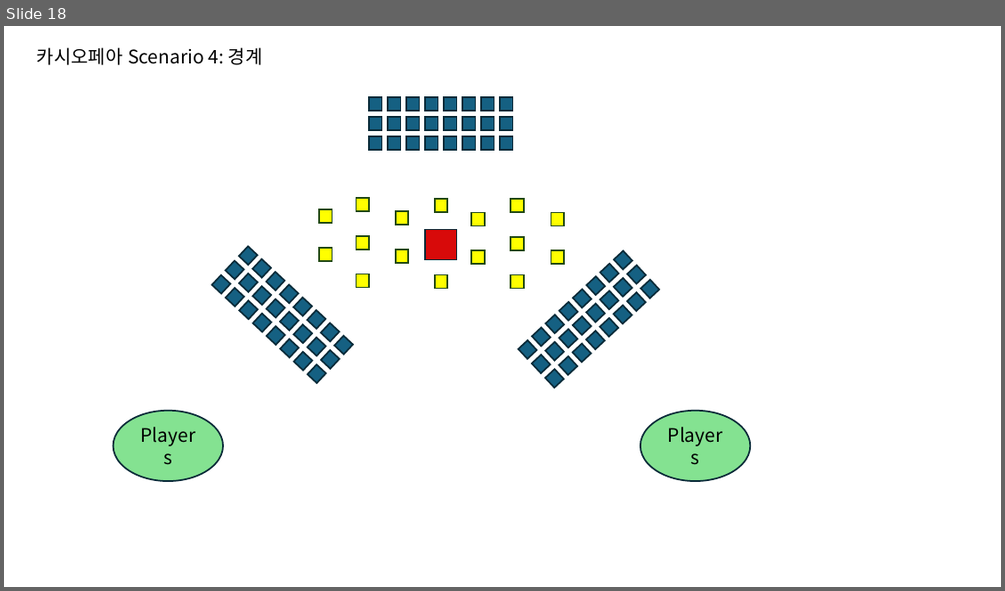
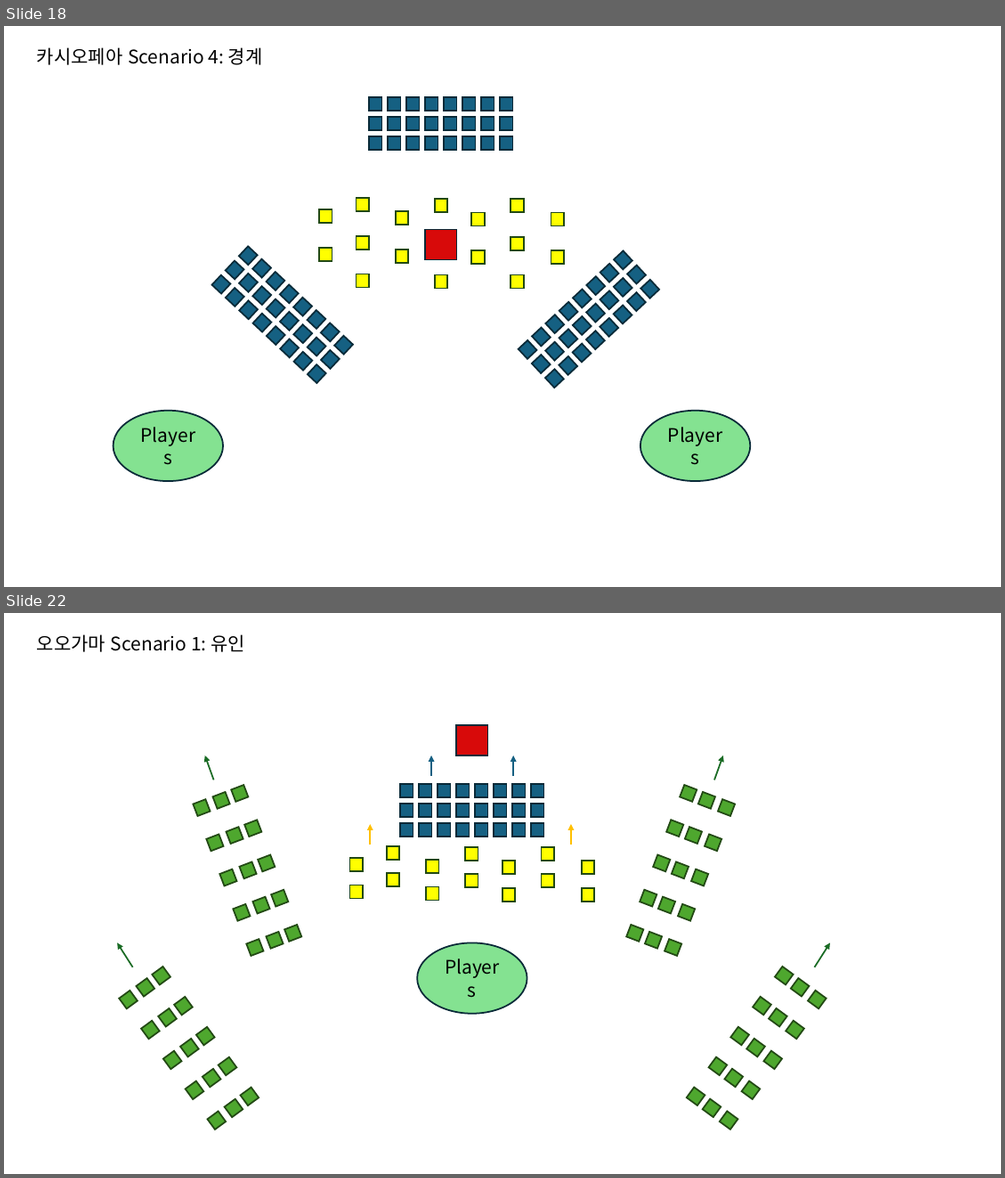
Before and after one commit to Woon-2/Project-W, a slide deck: 기획서/네임드 몬스터 부대 전술.pptx. Shown one above the other, each under a label of ours: slide 18 before the commit, slides 18 and 22 after it; the slides between them are not shown. The pictures are 1005x591 and 1005x1178 pixels, drawn with LibreOffice and Linux fonts; fonts in the diff are those of the drawing. Boxes give left, top, right and bottom in pixels: in the first picture for what was removed or moved away, otherwise in the second. Text is boxed around its words. In the diff, an @@ line names an element or a change of style, - is before the commit and + after.

```diff
--- a/기획서/네임드 몬스터 부대 전술.pptx
+++ b/기획서/네임드 몬스터 부대 전술.pptx
@@ slide 22 added at [4,613,1001,1174], background #FFFFFF @@
@@ text added at [37,634,245,652], 18 pt, text #000000 @@
+오오가마 Scenario 1: 유인
@@ rectangle added at [456,725,488,755], fill #D80A0A, outline #092A39 1.5 pt @@
@@ arrow added from (213, 779) to (205, 755), #196B24 1.5 pt @@
@@ arrow added from (432, 776) to (432, 755), #156082 1.5 pt @@
@@ arrow added from (513, 776) to (513, 755), #156082 1.5 pt @@
@@ arrow added from (714, 779) to (723, 755), #196B24 1.5 pt @@
@@ group added at [194,785,301,956]: 15 rectangles @@
@@ group added at [626,785,736,956]: 15 rectangles @@
@@ arrow added from (371, 844) to (371, 824), #FFC000 1.5 pt @@
@@ group added at [400,784,544,836]: 24 rectangles @@
@@ arrow added from (571, 844) to (571, 824), #FFC000 1.5 pt @@
@@ group added at [349,846,594,901]: 14 rectangles @@
@@ arrow added from (133, 967) to (117, 943), #196B24 1.5 pt @@
@@ ellipse added at [418,943,527,1013], fill #84E291, outline #092A39 1.5 pt, 18 pt, text #000000 @@
+Players
@@ arrow added from (815, 967) to (830, 943), #196B24 1.5 pt @@
@@ group added at [120,966,259,1129]: 15 rectangles @@
@@ group added at [687,966,826,1129]: 15 rectangles @@
```
Also in this commit, not shown: 8 other slides added, 10 other files.
